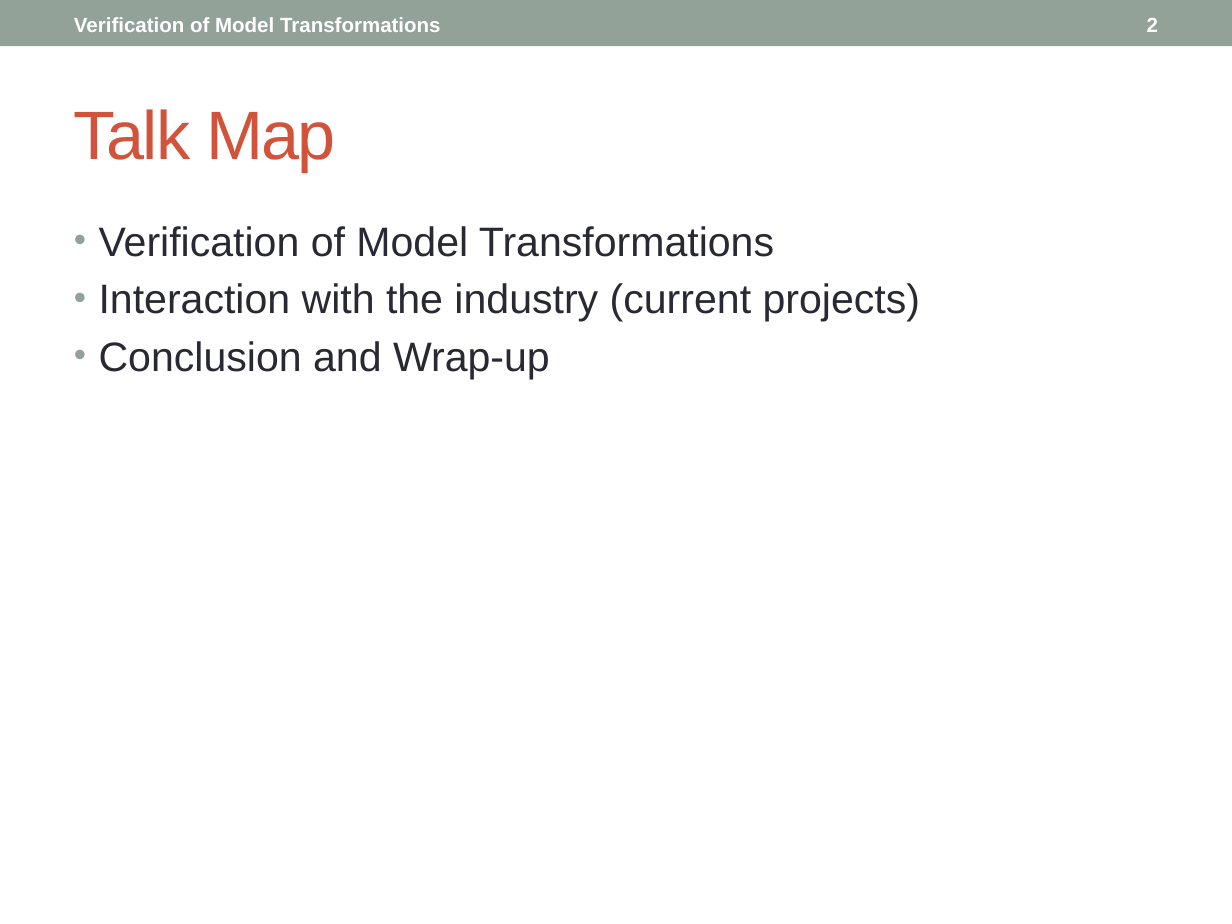
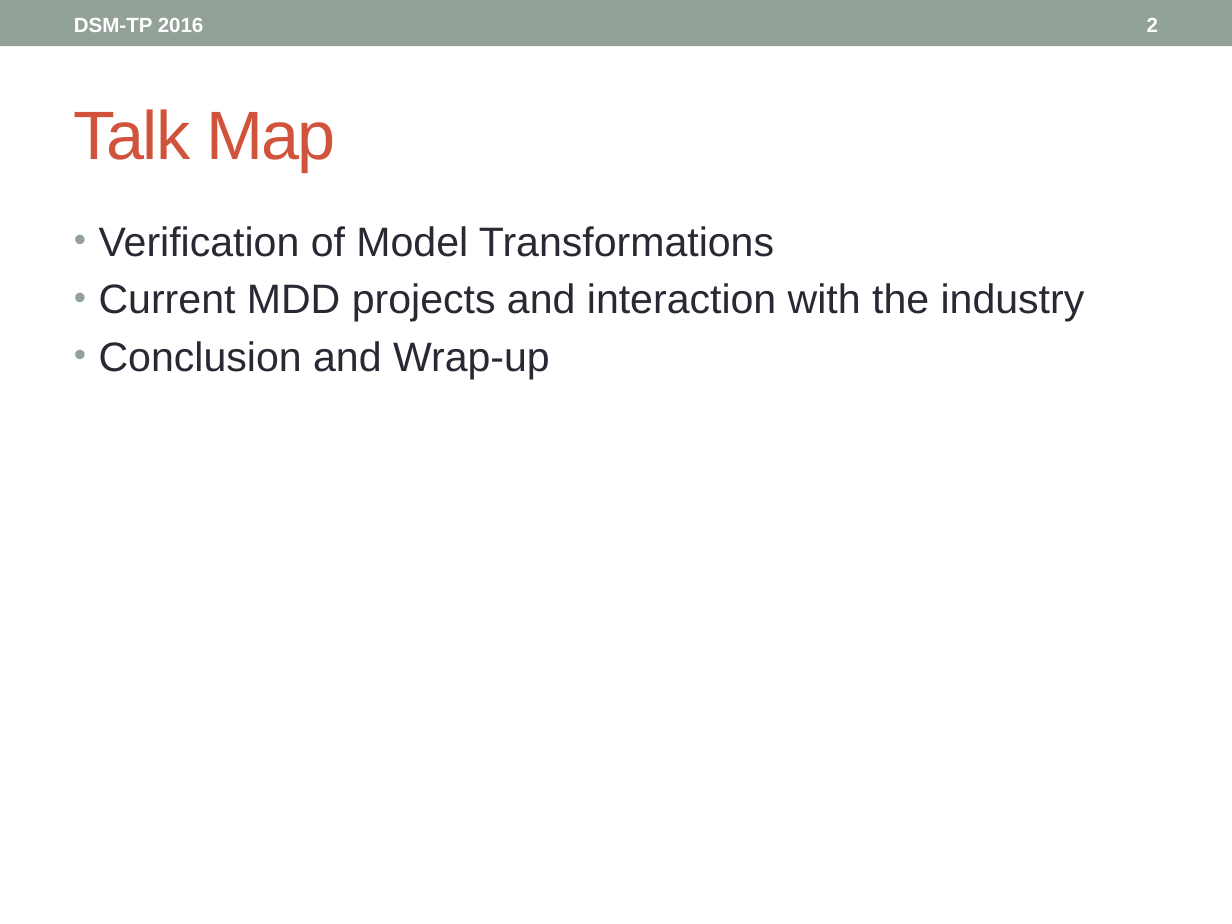
Before and after one commit to levilucio/SyVOLTDocuments, a slide deck: slide 2 of presentations/DSM-TP_2016.pptx. Drawn at 1232x924 pixels with LibreOffice and Linux fonts; fonts in the diff are those of the drawing. Boxes give left, top, right and bottom in pixels: in the first picture for what was removed or moved away, otherwise in the second. Text is boxed around its words. In the diff, an @@ line names an element or a change of style, - is before the commit and + after.

```diff
--- a/presentations/DSM-TP_2016.pptx
+++ b/presentations/DSM-TP_2016.pptx
@@ text at <box>74,18,204,32</box>: text changed @@
-Verification of Model Transformations
+DSM-TP 2016
@@ text at <box>99,283,1085,322</box>: text changed @@
-• Interaction with the industry (current projects)
+• Current MDD projects and interaction with the industry
```
Also in this commit, not shown: 25 other slides changed, 8 slides added.
